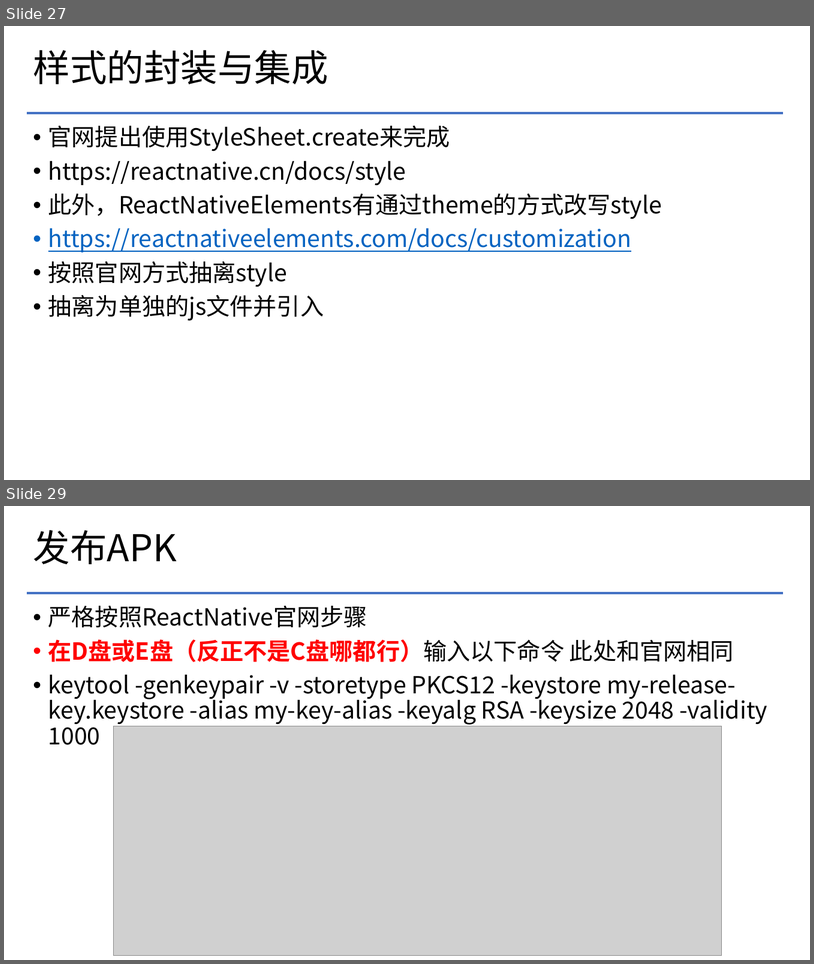
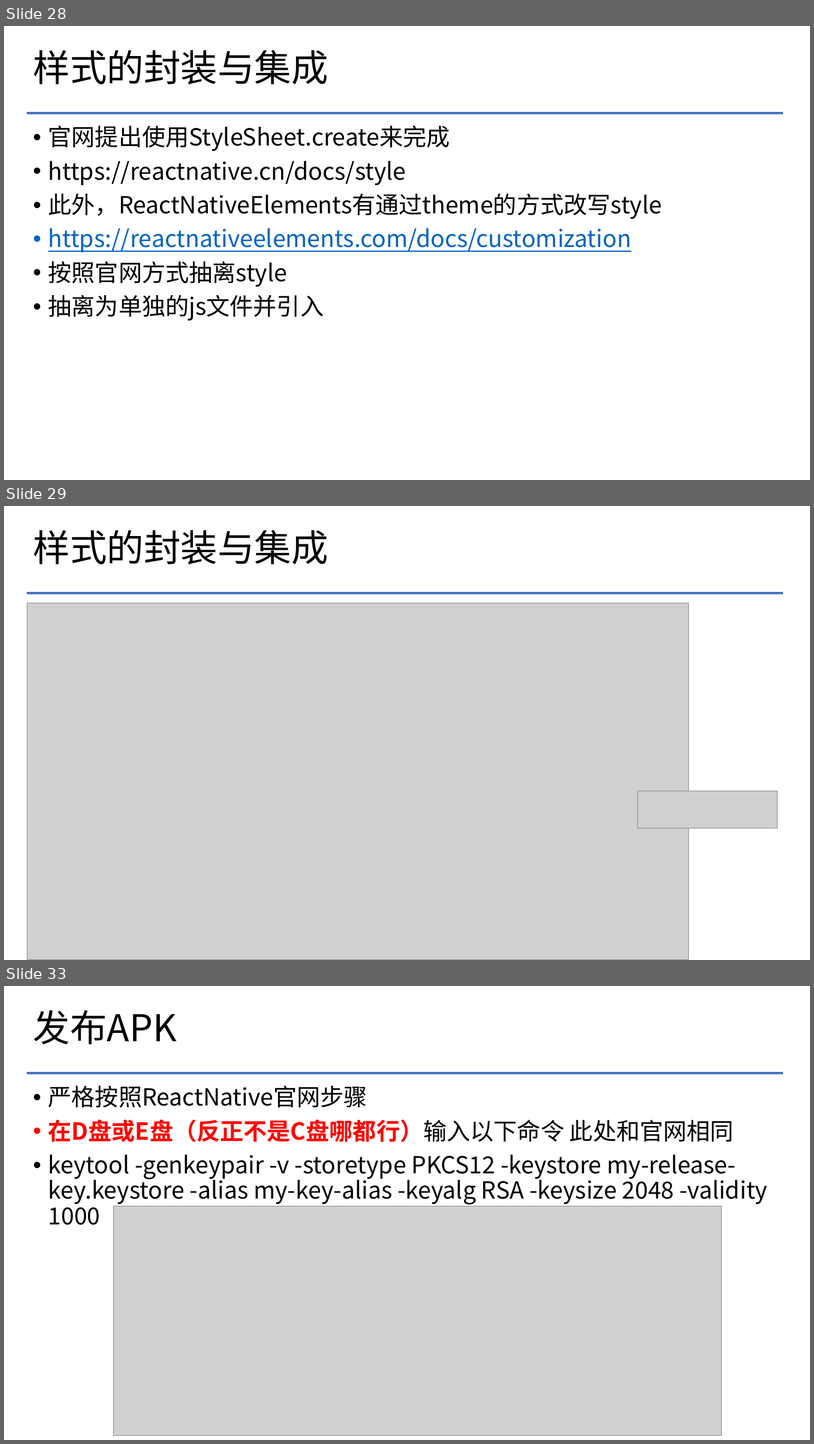
Before and after one commit to greatgu99/myApp, a slide deck: 文档/ReactNative项目入门.pptx. Shown one above the other, each under a label of ours: slides 27 and 29 before the commit, slides 28, 29 and 33 after it; the slides between them are not shown. The pictures are 814x964 and 814x1444 pixels, drawn with LibreOffice and Linux fonts; fonts in the diff are those of the drawing; grey boxes stand for pictures; background and template pictures are left out. Boxes give left, top, right and bottom in pixels: in the first picture for what was removed or moved away, otherwise in the second. Text is boxed around its words. In the diff, an @@ line names an element or a change of style, - is before the commit and + after.

```diff
--- a/文档/ReactNative项目入门.pptx
+++ b/文档/ReactNative项目入门.pptx
@@ slide 29 added at (x1=4, y1=506, x2=810, y2=960), background #FFFFFF; not listed: 1 template element that a slide beside it also shows @@
@@ title added at (x1=33, y1=530, x2=329, y2=564), 44 pt, text #000000 @@
+样式的封装与集成
@@ picture added at (x1=27, y1=603, x2=689, y2=960) @@
@@ picture added at (x1=638, y1=791, x2=778, y2=828) @@
@@ what was slide 27 is now slide 28 @@
@@ what was slide 29 is now slide 33 @@
```
Also in this commit, not shown: 4 slides changed, 19 other slides added.
